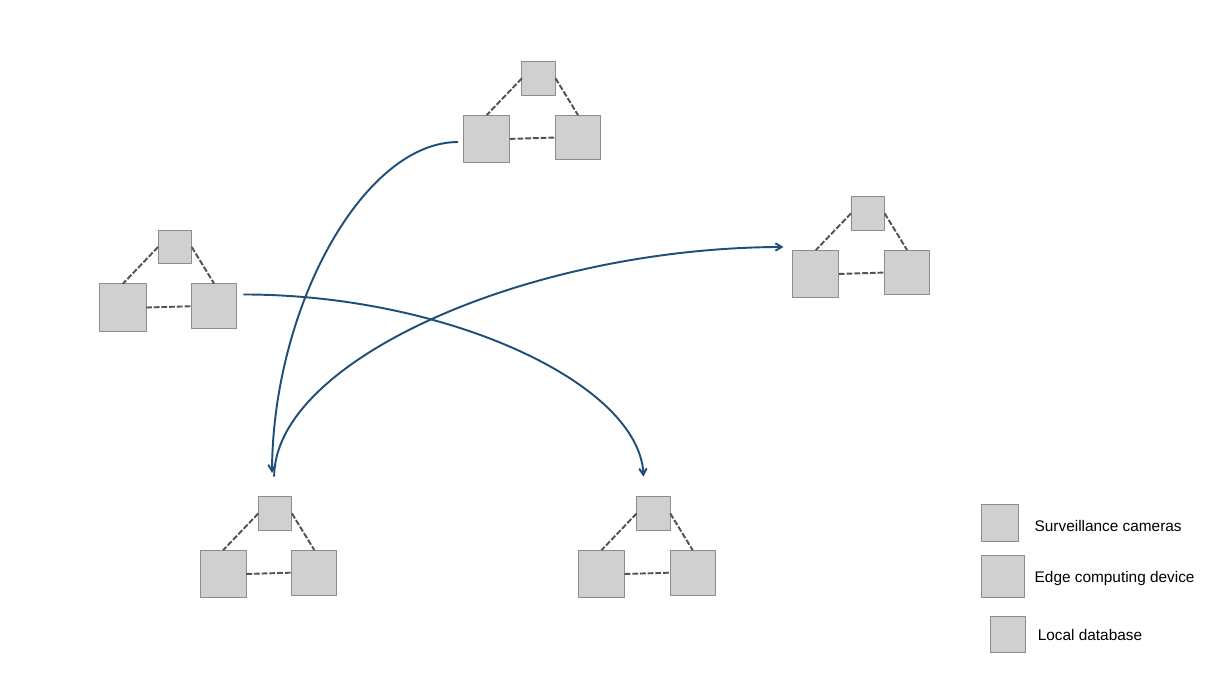
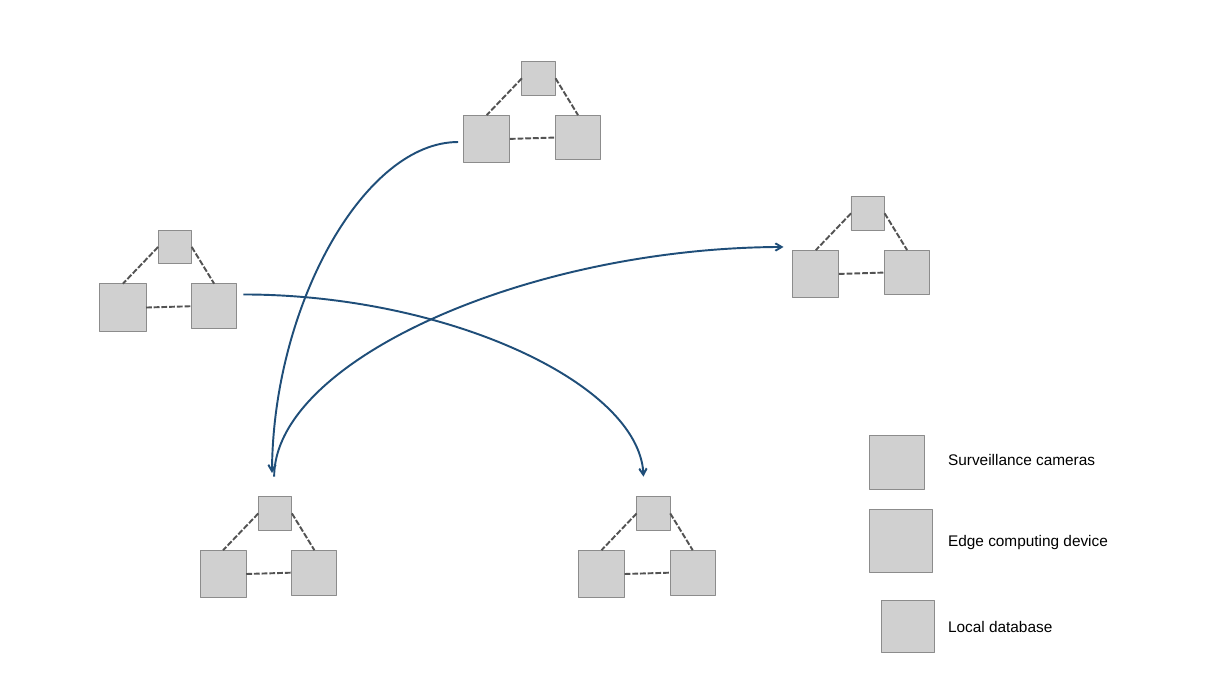
Before and after one commit to gxuhcj/ijcai_hcj, a slide deck: slide 1 of other_pic.pptx. Drawn at 1232x693 pixels with LibreOffice and Linux fonts; fonts in the diff are those of the drawing; grey boxes stand for pictures. Boxes give left, top, right and bottom in pixels: in the first picture for what was removed or moved away, otherwise in the second. Text is boxed around its words. In the diff, an @@ line names an element or a change of style, - is before the commit and + after.

```diff
--- a/other_pic.pptx
+++ b/other_pic.pptx
@@ picture: place and size @@
-picture at (982, 505, 1019, 542)
+picture at (870, 435, 924, 490)
@@ text "Surveillance cameras": place and size @@
-text "Surveillance cameras" at (1035, 520, 1182, 531)
+text "Surveillance cameras" at (948, 454, 1095, 465)
@@ picture: place and size @@
-picture at (982, 555, 1025, 598)
+picture at (870, 510, 933, 573)
@@ text "Edge computing device": place and size @@
-text "Edge computing device" at (1035, 571, 1194, 586)
+text "Edge computing device" at (948, 535, 1107, 549)
@@ picture: place and size @@
-picture at (991, 617, 1026, 653)
+picture at (882, 601, 934, 653)
@@ text "Local database": place and size @@
-text "Local database" at (1038, 629, 1142, 640)
+text "Local database" at (948, 621, 1052, 632)
```
Also in this commit, not shown: 1 other slide changed, 10 other files.
